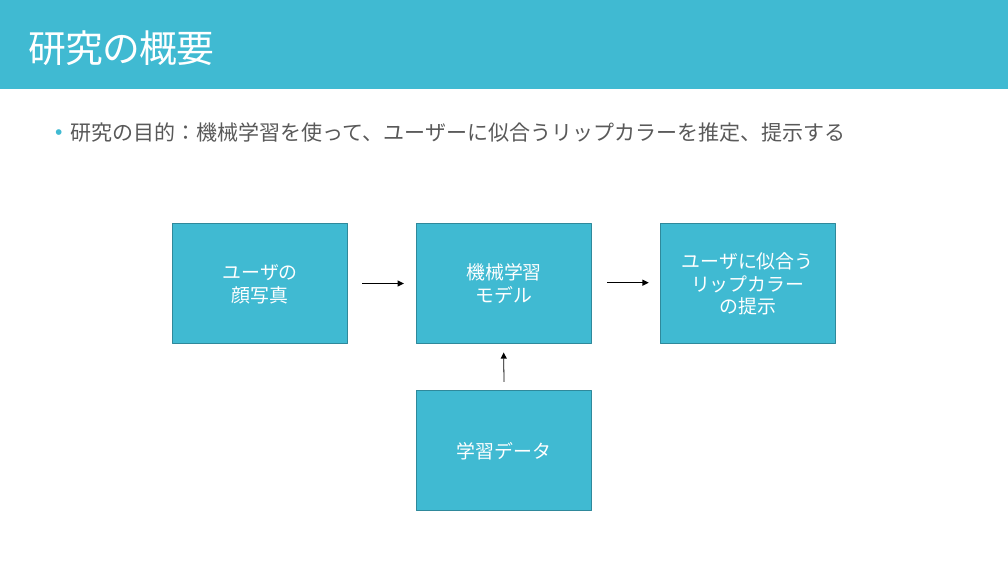
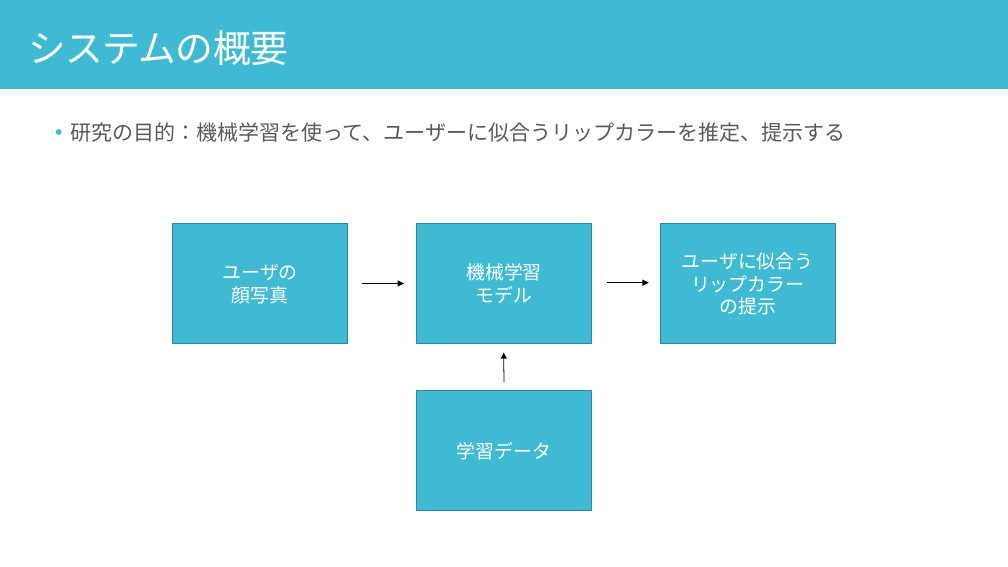
Before and after one commit to yuu5322/sci23, a slide deck: slide 8 of 口頭試問.pptx (slide 6 before the commit). Drawn at 1008x567 pixels with LibreOffice and Linux fonts; fonts in the diff are those of the drawing. Boxes give left, top, right and bottom in pixels: in the first picture for what was removed or moved away, otherwise in the second. Text is boxed around its words. In the diff, an @@ line names an element or a change of style, - is before the commit and + after.

```diff
--- a/口頭試問.pptx
+++ b/口頭試問.pptx
@@ text at (28,30,288,65): text changed @@
-研究の概要
+システムの概要
```
Also in this commit, not shown: 4 other slides changed, 6 slides added, 1 slide removed.
